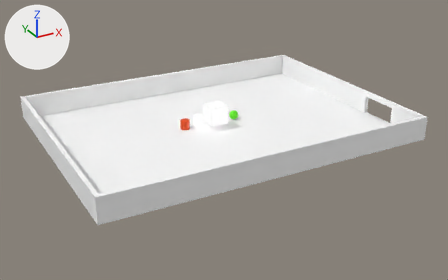
The Blender file resources/Figures.blend as it was, and as the next commit left it.
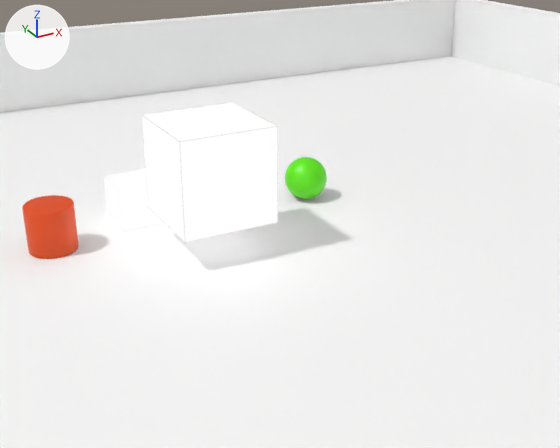
Each version appears first whole from a 50 mm lens placed at (-29.21, -55.03, 25.88), pointed at (0.32, -1.33, -0.97), and next in a close-up from a 50 mm lens placed at (-5.85, -13.54, 6.93), pointed at (1.3, -0.54, 0.43). Lighting does not change. The marker at upper left points along +X, +Y and +Z.
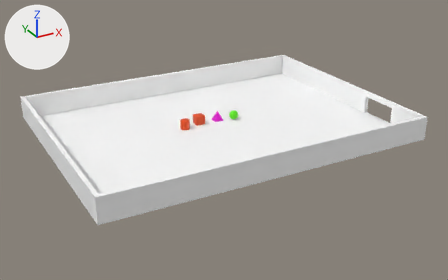
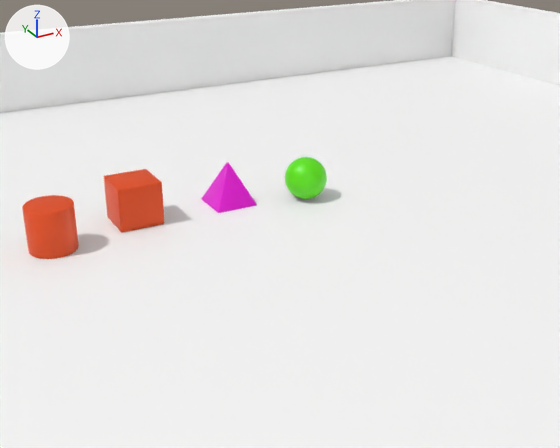
Pixel boxes (x1, y1, x2, y2) of what changed, in the close-ups (560 x 448 px):
'Cube.001', deleted
    before: (142, 102, 278, 243)
'Cube', recoloured
    both: (104, 169, 164, 233)
'Pyramid', unchanged, uncovered by the edit
    after: (201, 162, 257, 213)

Patch to the scene script:
```diff
--- a/resources/Figures.blend.py
+++ b/resources/Figures.blend.py
@@ me_cube @@
 me_cube.from_pydata(...)  # 96 vertices, 98 faces; spans x -0.5..0.5, y -0.5..0.5, z -0.5..0.5
-me_cube.materials.append(mat_material)
+me_cube.materials.append(mat_material_002)  # orange #e74a00
@@ ob_cube_001 @@
-ob_cube_001 = bpy.data.objects.new('Cube.001', me_cube_001)
-ob_cube_001.location = (0.0, 0.0, 1.7)
```
